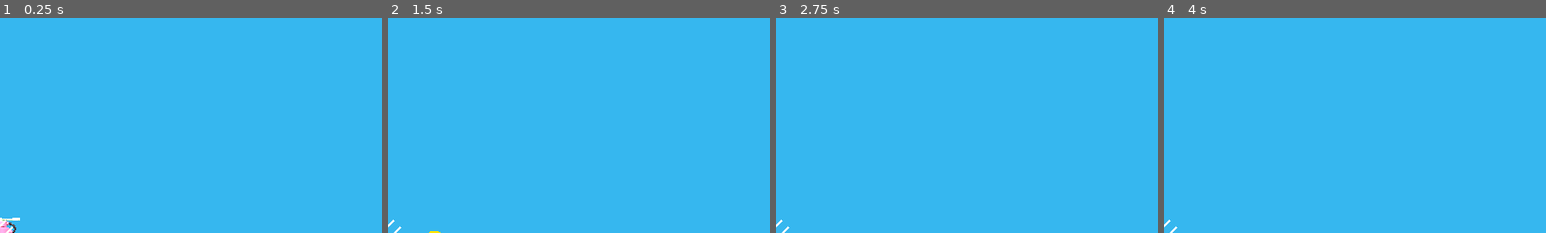
Above: before the commit, frames 1-4 (left to right).
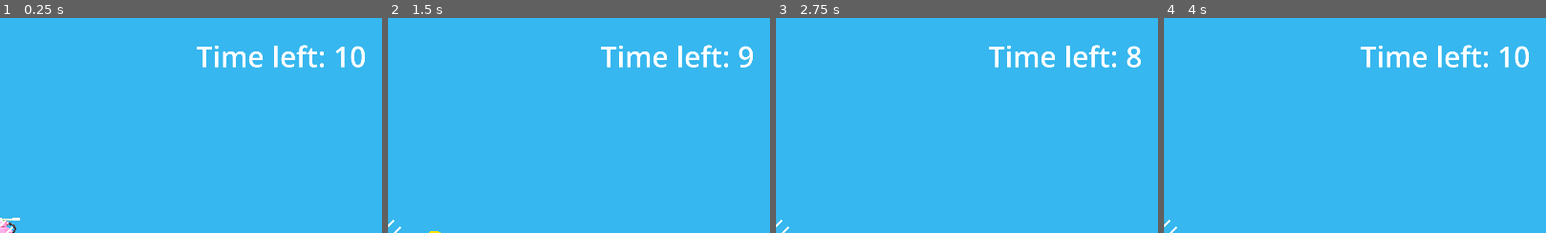
Above: after the commit, the same moments.

Repository: fatihceyln/3d-shooter-game
Game: Godot game, scene res://game.tscn
The game is run twice, just before and just after one commit, with the same random seed, the same clock (stepped at 60 frames per second) and the same inputs.
Inputs (mouse positions are % of the whole screen's width and height, from its top left):
- Up to frame 1 (0.25 s): no input
- Up to frame 2 (1.5 s): move the mouse to (72, 45) at 0.52 s; press the mouse at (72, 45) at 0.53 s; hold D (move_right) 0.53-1.28 s; tap Space (jump) at 0.77 s; move the mouse to (30, 55) at 1.27 s; release the mouse at (30, 55) at 1.28 s; hold S (move_back) from 1.28 s (still down); click (30, 55) at 1.35 s
- Up to frame 3 (2.75 s): tap Space (jump) at 1.52 s; move the mouse to (60, 28) at 2.02 s; release S (move_back) at 2.03 s; press the mouse at (60, 28) at 2.03 s; hold D (move_right) from 2.03 s (still down)
- Up to frame 4 (4 s): move the mouse to (45, 70) at 2.77 s; release D (move_right) at 2.78 s; release the mouse at (45, 70) at 2.78 s; hold W (move_forward) 2.78-3.53 s; click (45, 70) at 2.85 s; tap Space (jump) at 3.02, 3.77 s; move the mouse to (80, 65) at 3.52 s; press the mouse at (80, 65) at 3.53 s; hold A (move_left) from 3.53 s (still down)
The pictures show only the part of the screen within x 50-100%, y 0-50%; the shares and areas given below are measured in that part.

The runs differ from the first frame. In frame 1, 1.6% of the frame differs, in the area x 51-96%, y 12-24%; in frame 2, 1.4%; in frame 3, 1.5%; in frame 4, 1.6%.

Commit message:
Add countdown timer and game over overlay

Diff:
--- a/game.gd
+++ b/game.gd
@@ -1,8 +1,19 @@
 extends Node3D
 
 @onready var score_label: Label = %ScoreLabel
+@onready var time_label: Label = %TimeLabel
+@onready var timer: Timer = %Timer
+@onready var game_over_layer: CanvasLayer = %GameOverLayer
 
 var player_score: int = 0
+var time_left: int = 10
+
+func _ready() -> void:
+	update_timer_label()
+
+
+func update_timer_label() -> void:
+		time_label.text = "Time left: " + str(time_left)
 
 
 func increase_score() -> void:
@@ -30,3 +41,11 @@
 
 func _on_kill_zone_body_entered(_body: Node3D) -> void:
 	get_tree().reload_current_scene.call_deferred()
+
+
+func _on_timer_timeout() -> void:
+	time_left -= 1
+	update_timer_label()
+	if time_left == 0:
+		timer.stop()
+		game_over_layer.visible = true
--- a/game.tscn
+++ b/game.tscn
@@ -9,6 +9,9 @@
 
 [sub_resource type="LabelSettings" id="LabelSettings_7jktm"]
 font_size = 108
+
+[sub_resource type="LabelSettings" id="LabelSettings_ryrav"]
+font_size = 72
 
 [sub_resource type="WorldBoundaryShape3D" id="WorldBoundaryShape3D_77xfu"]
 
@@ -23,6 +26,9 @@
 fog_density = 0.0
 fog_height_density = 0.35
 
+[sub_resource type="LabelSettings" id="LabelSettings_eow3j"]
+font_size = 80
+
 [node name="Game" type="Node3D" unique_id=1551104649]
 script = ExtResource("1_ryrav")
 
@@ -35,6 +41,21 @@
 text = "Score: 0"
 label_settings = SubResource("LabelSettings_7jktm")
 
+[node name="TimeLabel" type="Label" parent="." unique_id=1462855397]
+unique_name_in_owner = true
+anchors_preset = 1
+anchor_left = 1.0
+anchor_right = 1.0
+offset_left = -708.0
+offset_top = 47.0
+offset_right = -40.0
+offset_bottom = 346.0
+grow_horizontal = 0
+text = "Time Left: 10
+"
+label_settings = SubResource("LabelSettings_ryrav")
+horizontal_alignment = 2
+
 [node name="MobSpawner" parent="." unique_id=1313419573 instance=ExtResource("2_fc0e3")]
 transform = Transform3D(1, 0, 0, 0, 1, 0, 0, 0, 1, 2, 0, -13)
 mob_to_spawn = ExtResource("4_fc0e3")
@@ -150,6 +171,38 @@
 size = Vector3(2, 1, 6)
 material = ExtResource("2_feb5d")
 
+[node name="Timer" type="Timer" parent="." unique_id=1403055959]
+unique_name_in_owner = true
+autostart = true
+
+[node name="GameOverLayer" type="CanvasLayer" parent="." unique_id=19892700]
+unique_name_in_owner = true
+visible = false
+
+[node name="ColorRect" type="ColorRect" parent="GameOverLayer" unique_id=217517783]
+anchors_preset = 15
+anchor_right = 1.0
+anchor_bottom = 1.0
+grow_horizontal = 2
+grow_vertical = 2
+color = Color(0, 0, 0, 0.12156863)
+
+[node name="Label" type="Label" parent="GameOverLayer" unique_id=1629638073]
+anchors_preset = 8
+anchor_left = 0.5
+anchor_top = 0.5
+anchor_right = 0.5
+anchor_bottom = 0.5
+offset_left = -101.5
+offset_top = -11.5
+offset_right = 101.5
+offset_bottom = 11.5
+grow_horizontal = 2
+grow_vertical = 2
+text = "Congratulations, you won!"
+label_settings = SubResource("LabelSettings_eow3j")
+
 [connection signal="mob_spawned" from="MobSpawner" to="." method="_on_mob_spawner_mob_spawned"]
 [connection signal="mob_spawned" from="MobSpawner2" to="." method="_on_mob_spawner_mob_spawned"]
 [connection signal="body_entered" from="KillZone" to="." method="_on_kill_zone_body_entered"]
+[connection signal="timeout" from="Timer" to="." method="_on_timer_timeout"]
